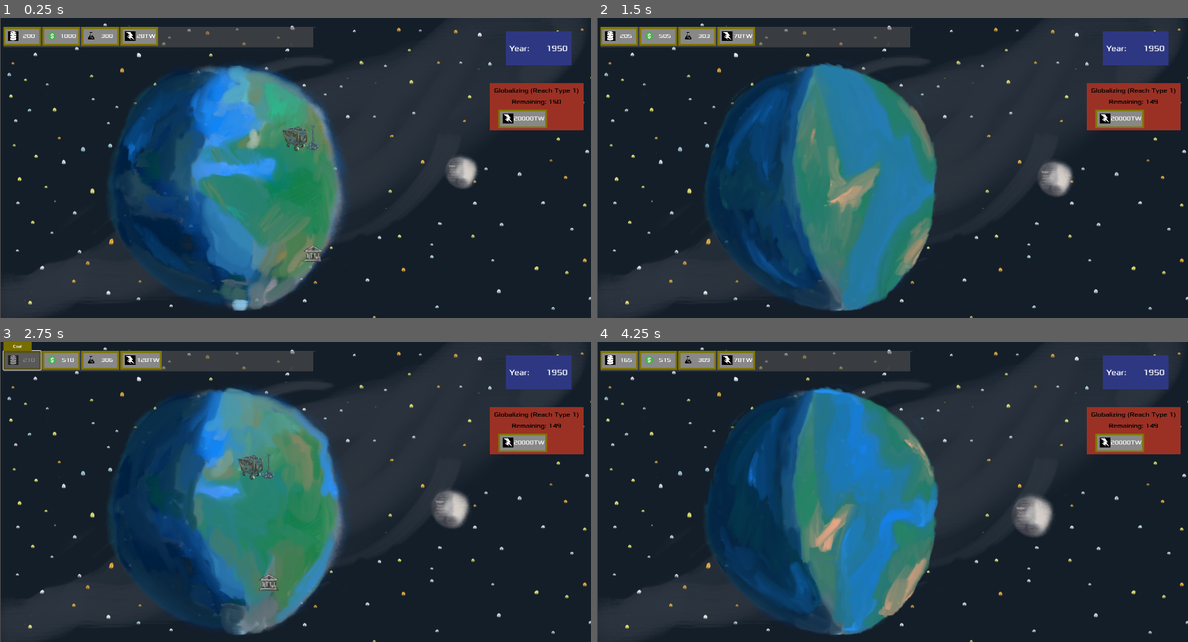
Above: before the commit, frames 1-4 (two rows, left to right).
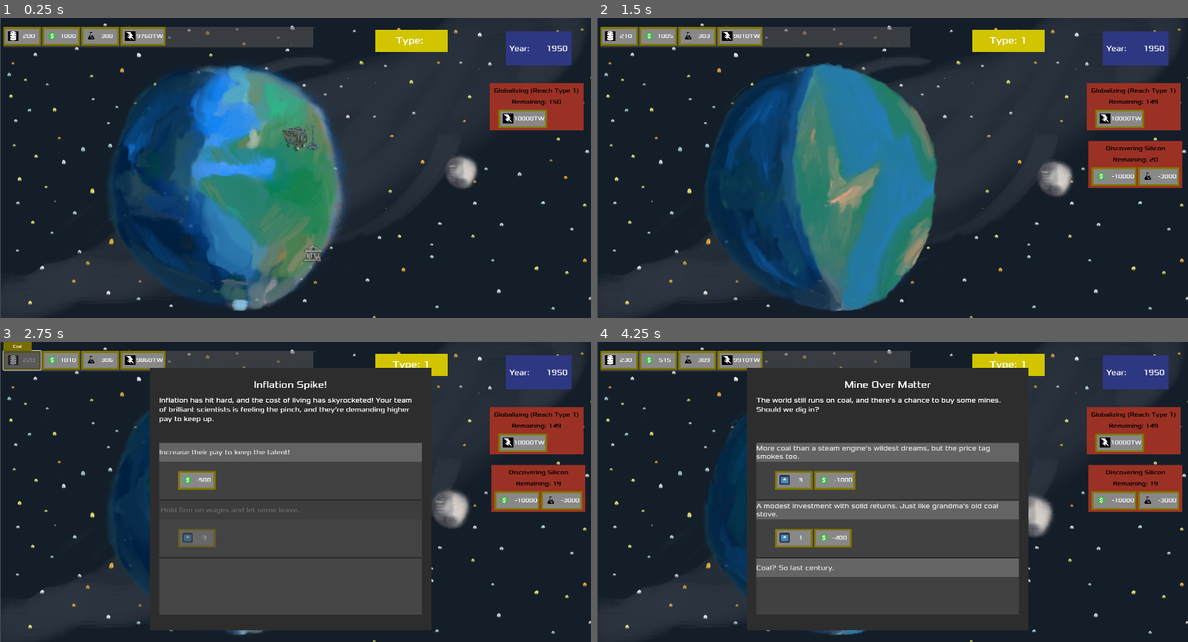
Above: after the commit, the same moments.

Repository: ArjenDeniz/GMTK-JAM
Game: Godot game, scene res://main.tscn
Same seed, same stepped clock (60 frames per second), same inputs: the game is played once before the commit and once after it. The engine's default icon, where the game draws it, is replaced by a stand-in: a white triangle on a blue panel in a dark square.
Inputs (mouse positions are in pixels of both pictures, inside the frame that each line leads up to):
- Up to frame 1 (0.25 s): no input
- Up to frame 2 (1.5 s): click (620, 36) at 0.52 s; click "Increase their pay to keep th…" (after the commit: "We don't have the resources n…") at 1.25 s
- Up to frame 3 (2.75 s): click (23, 360) at 2.02 s
- Up to frame 4 (4.25 s): click (886, 453) at 2.75 s, where only the run after the commit has a clickable "Increase their pay to keep th…"; click (886, 510) at 3.5 s, where only the run before the commit has a clickable "A smart investment."

The runs differ from the first frame. In frame 1, 1.0% of the frame differs, in the area x 23-88%, y 2-35%; in frame 2, 3.6%; in frame 3, 38%; in frame 4, 38%, in the area x 3-100%, y 2-97%.

Commit message:
idk I did some stuff

Diff:
--- a/EventsGenerator.json
+++ b/EventsGenerator.json
@@ -101,8 +101,8 @@
 		"Choice_1": {
 			"text": "Full throttle!",
 			"resources": {
-				"Money": -800,
-				"Coal": -600,
+				"Money": -700,
+				"Coal": -350,
 				"fossil_fuel_plant": 2
 			},
 			"flags": {},
@@ -112,7 +112,7 @@
 			"text": "We've got the plant and some coal to spare. Not bad for a day's work.",
 			"resources": {
 				"Money": -400,
-				"Coal": -300,
+				"Coal": -200,
 				"fossil_fuel_plant": 1
 			},
 			"flags": {},
@@ -269,7 +269,7 @@
 			"resources": {
 				"solar_panel": 3,
 				"Money": -2000,
-				"Silicon": -200
+				"Silicon": -500
 			},
 			"flags": {},
 			"results": {}
@@ -327,5 +327,85 @@
 		"preconditions": {
 			"CivType": 0, "Silicon_invented":false
 		}
+	},
+"Inventing_Phones": {
+		"Event_title": "Time to turn silicon into money !",
+		"Event_description": "We are harvesting a great amount of silicon it's time we profit from it. We can allocate some of our resources to create customized technologies for the public.",
+		"Choice_1": {
+			"text": "Lets generate personalized cell phones and sell everyone",
+			"resources": {
+				"Science": -2000,
+				"Silicon": -250,
+				"Money": 4000
+			},
+			"flags": {
+
+			},
+			"results": {}
+		},
+		"Choice_2": {
+			"text": "Lets generate computers to be used only in universities and research institutes. Personalized electronics will create pollution in the  long term",
+			"resources": {
+				"Money": -2000,
+				"Science": 2500,
+				"Scientist": 10
+			},
+			"flags": { },
+			"results": {}
+		},
+		"Choice_3": {
+			"text": "Humans  do not simply deserve a thing. (Do nothing)",
+			"resources": {},
+			"flags": {},
+			"results": {}
+		},
+		"preconditions": {
+			"CivType": "0","Silicon_invented":true
+		},
+			"resource_required": {
+				"Scientist": 5,
+				"silicon_factory": 1,
+				"Money": 1500
+			}
+	},
+	"Inventing_gaming_computers": {
+		"Event_title": "Time to turn silicon into money!",
+		"Event_description": "We are harvesting a great amount of silicon it's time we profit from it. We can allocate some of our resources to create customized technologies for the public.",
+		"Choice_1": {
+			"text": "Let\u2019s generate gaming computers and invest for the game development industry to sell everyone.",
+			"resources": {
+				"Science": -2500,
+				"Scientist": 2,
+				"Silicon": -350,
+				"Money": 6000
+			},
+			"flags": {},
+			"results": {}
+		},
+		"Choice_2": {
+			"text": "Let\u2019s generate computers to be used only in universities and research institutes. Personalized electronics will create pollution in the  long term.",
+			"resources": {
+				"Money": -3000,
+				"Science": 2500,
+				"Silicon": -250,
+				"Scientist": 10
+			},
+			"flags": {},
+			"results": {}
+
+		},
+		"Choice_3": {
+			"text": "Humans  do not simply deserve a thing. (Do nothing)",
+			"resources": {},
+			"flags": {},
+			"results": {}
+		},
+		"preconditions": {
+			"CivType": "0"
+		},
+			"resource_required": {
+				"silicon_factory": 1,
+				"Scientist": 5
+			}
 	}
 }
--- a/Hud.tscn
+++ b/Hud.tscn
@@ -81,6 +81,23 @@
 offset_right = 1554.0
 offset_bottom = 299.0
 
+[node name="Type-BG" type="ColorRect" parent="."]
+offset_left = 1000.0
+offset_top = 32.0
+offset_right = 1192.0
+offset_bottom = 91.0
+color = Color(0.821836, 0.773756, 0, 1)
+
+[node name="Type-label" type="Label" parent="Type-BG"]
+layout_mode = 0
+offset_right = 191.0
+offset_bottom = 55.0
+theme_override_fonts/font = ExtResource("2_rqw05")
+theme_override_font_sizes/font_size = 25
+text = "Type: "
+horizontal_alignment = 1
+vertical_alignment = 1
+
 [node name="Animation_Canvas" parent="." instance=ExtResource("4_s0u3o")]
 layer = 0
 
--- a/Icon_data.json
+++ b/Icon_data.json
@@ -3,5 +3,6 @@
   "Science": "res://Icons/science.png",
   "Coal": "res://Icons/fossil_fuel.png",
   "Watts": "res://Icons/watt.png",
-  "Silicon": "res://Icons/compute.png"
+  "Silicon": "res://Icons/compute.png",
+  "Uranium": "res://Icons/radioactive_uranium.png"
 }
--- a/Resource_data_table.json
+++ b/Resource_data_table.json
@@ -13,5 +13,7 @@
 "silicon_factory": {"Visible":true,"Positive":true},
 "solar_panel":{"Visible":true,"Positive":true},
 "Silicon":{"Visible":true,"Positive":true},
-"real_estate":{"Visible":true,"Positive":true}
+"real_estate":{"Visible":true,"Positive":true},
+"Uranium" : {"Visible":true,"Positive":true},
+"uranium_mines" : {"Visible":true,"Positive":true}
 }
--- a/Results.json
+++ b/Results.json
@@ -33,7 +33,7 @@
             "resources": {
                 "global_warming": 0.1,
                 "coal_mines": -1
-            },
+            },"flags":{},
             "results": {}
         },
         "preconditions": {}
@@ -403,5 +403,21 @@
         "preconditions": {
             "CivType": "0"
         }
+    },
+   "Uranium_Result_1": {
+        "Event_title": "We are radioactive",
+        "Event_description": "One step closer to reach the power of the sun.",
+        "Choice_1": {
+            "text": "Onwards!",
+            "resources": {
+                "Uranium": 50, "uranium_mines":1
+            },
+            "flags": {},
+            "results": {}
+        },
+        "preconditions": {
+            "CivType": "0"
+        }
     }
+
 }
--- a/SupriseEvents0.json
+++ b/SupriseEvents0.json
@@ -332,8 +332,8 @@
         "Choice_1": {
             "text": "We have locked the lab doors and thrown away the key!",
             "resources": {
-                "science": 1200,
-                "money": -2400
+                "Science": 1200,
+                "Money": -2400
             },
             "flags": {},
             "results": {}
@@ -351,7 +351,7 @@
         },
             "resource_required": {
                 "silicon_factory": 1,
-                "scientist": 5,
+                "Scientist": 5,
                 "Money": 5000
             }
     }
--- a/canvas_layer.gd
+++ b/canvas_layer.gd
@@ -6,9 +6,16 @@
 
 @onready var grid_cont = $"Grid-BG/GridContainer"
 @onready var resource_slot_scene = preload("res://resource_slot.tscn")
+@onready var anim0 = preload("res://animation_canvas.tscn")
+@onready var anim1 = preload("res://background_type_1.tscn")
+@onready var anim2 = preload("res://resource_slot.tscn")
+@onready var anim3 = preload("res://resource_slot.tscn")
+
 @onready var year = $"Time-BG/TimeLabel"
 @onready var forced_event1 = $Forced_event1
 @onready var forced_event2 = $Forced_event2
+@onready var anim_control = $Animation_Canvas
+
 
 var r = 500.0
 var t = 0.0
@@ -50,11 +57,24 @@
 
 func update_time(new_time):
 	year.text = str(new_time)
+func update_type(watt):
+	var civ_type = (log(watt)/log(10)+6.0)/10.0
+	$"Type-BG/Type-label".text = 'Type: ' +str(float(round(civ_type*100.0))/100.0)
 
 func update_grid():
 	pass
 
+func set_animation_type(type):
 
+
+	match type:
+		0:
+			var bg = anim0
+			anim_control = bg
+		1:
+			var bg = anim1
+			print('levelup')
+			anim_control = bg
 
 
 func Maximize_Forced_Event_1(ID: Variant) -> void:
--- a/main.gd
+++ b/main.gd
@@ -11,7 +11,7 @@
 				'Money':1000,
 				'Science':300,
 				'global_warming':0,
-				"Watts": 28,
+				"Watts": 9760,#28,
 				"coal_mines":1,
 				"Scientist": 1,
 				"fossil_fuel_plant" : 1,
@@ -19,7 +19,9 @@
 				"silicon_factory": 0,
 				"solar_panel":0,
 				"Silicon":0,
-				"real_estate":0
+				"real_estate":0,
+				"Uranium":0,
+				"uranium_mines":0
 				}
 var rng = RandomNumberGenerator.new()
 
@@ -60,7 +62,8 @@
 				"global_warming_3":false,
 				"global_warming_4":false,
 				"forced_event_1_in_progress":false,
-				"forced_event_2_in_progress":false
+				"forced_event_2_in_progress":false,
+				"Uranium_invented": false
 				}
 var generator_event_pool = []
 var suprise_event_pool = []
@@ -79,7 +82,7 @@
 func resource_eqn(resource):
 	match resource:
 		'Coal':
-			return 5*resources['coal_mines']
+			return 10*resources['coal_mines']
 		'Money':
 			return 25*resources['real_estate']+75*resources['Bank']+5
 		'Science':
@@ -89,8 +92,8 @@
 		"Watts":
 			return  min(resources["Coal"],50)*resources["fossil_fuel_plant"]+min(resources["Silicon"],100)*resources["solar_panel"]
 		"global_warming":
-			if !flags["Silicon_invented"]:
-				return float(resources["fossil_fuel_plant"])/200.0
+			if civ_type==0:
+				return float(resources["fossil_fuel_plant"])/200.0+float(resources["silicon_factory"])/800.0
 			else:
 				return 0.0
 		_:
@@ -134,13 +137,9 @@
 
 
 func _on_update_resources_timeout() -> void:
-	for resource in resources:
-		resources[resource] +=resource_eqn(resource)
-
-	update_resource_grid()
-	time +=dt
-	hud.update_time(floor(time))
-	print(resources["global_warming"])
+
+
+	#Game Over?
 	if resources["Money"]<0:
 		game_over("You run out of money... ")
 		return
@@ -160,15 +159,32 @@
 	elif forced_event_1_time < dt:
 		Generate_Forced_Event("silicon_discovery","Forced",false)
 
+
+	#Update Resoiurces
+	for resource in resources:
+		resources[resource] +=resource_eqn(resource)
+	if resources["Watts"]>10000:
+		civ_type=1
+		hud.set_animation_type(1)
+	update_resource_grid()
+	time +=dt
+	hud.update_time(floor(time))
+	hud.update_type(resources['Watts'])
+	print(resources["global_warming"])
+
+	#Priority Events
 	if flags["forced_event_1_in_progress"]:
 		forced_event_1_time -= dt
 		hud.forced_event1.set_time(floor(forced_event_1_time))
 	if flags["forced_event_2_in_progress"]:
 		forced_event_2_time -= dt
 		hud.forced_event2.set_time(floor(forced_event_2_time))
+
 	if not event_on_screen:
-		if (resources["Science"]>500) and  !flags["Silicon_invented"] and !flags["forced_event_1_in_progress"]:
+		if (resources["Watts"]>500) and  !flags["Silicon_invented"] and !flags["forced_event_1_in_progress"]:
 			Generate_Forced_Event("silicon_discovery","Forced",true)
+		elif (resources["Watts"]>5000) and  !flags["Uranium_invented"] and !flags["forced_event_1_in_progress"]:
+			Generate_Forced_Event("uranium_discovery","Forced",true)
 		elif (resources['global_warming']>=0.9) and !flags["global_warming_4"]:
 			Generate_Event("climate_countdown_4",priority_event_data,"Priority")
 		elif (resources['global_warming']>=0.7) and !flags["global_warming_3"]:
@@ -202,7 +218,7 @@
 
 
 func Generate_Event(ID,event_data_dict,type: String):
-	print(type)
+	print(type,": ",ID)
 	event_on_screen = true
 	timer.paused = true
 	gen_timer.paused = true
@@ -311,6 +327,11 @@
 			if value !=  (flags['forced_event_1_in_progress']):
 				flags['forced_event_1_in_progress'] = value
 				update_event_pool()
+		"Uranium_invented":
+			if value and (not flags['Uranium_invented']):
+				hud.add_resource_to_grid(resource_name_to_dict('Uranium'))
+				flags['Uranium_invented'] = true
+				update_event_pool()
 
 func update_event_pool():
 	suprise_event_pool = []
@@ -321,7 +342,7 @@
 		for condition in generator_event_data[event]["preconditions"]:
 
 			if condition=='CivType':
-				active = active and (generator_event_data[event]["preconditions"]['CivType']==civ_type)
+				active = active and (int(generator_event_data[event]["preconditions"]['CivType'])==civ_type)
 			else:
 				active = active and (generator_event_data[event]["preconditions"][condition]==flags[condition])
 
@@ -384,7 +405,7 @@
 var type_event = {
 		"Event_title": "Globalizing (Reach Type 1)",
 		"Event_description": "Your need to reach a type 1 civilization",
-		"Choice_1":{"text": "Cool","resources":{"Watts":20000} ,"flags":{},"results":{}},
+		"Choice_1":{"text": "Cool","resources":{"Watts":10000} ,"flags":{},"results":{}},
 		"Choice_2":{"text": "Fund them more","resources":{"Science":50,"Money":-500} ,"flags":{},"results":{}},
 		}
 func Set_Civ_type_forced_event():
@@ -457,8 +478,9 @@
 				"silicon_factory": 0,
 				"solar_panel":0,
 				"Silicon":0,
-				"real_estate":0
-
+				"real_estate":0,
+				"Uranium":0,
+				"uranium_mines":0
 }
 	time = 1950
 	civ_type=0
@@ -483,7 +505,8 @@
 				"global_warming_3":false,
 				"global_warming_4":false,
 				"forced_event_1_in_progress":false,
-				"forced_event_2_in_progress":false
+				"forced_event_2_in_progress":false,
+				"Uranium_invented": false
 				}
 	generator_event_pool = []
 	suprise_event_pool = []
@@ -492,6 +515,7 @@
 		if resources[resource]>1:
 			resource_arr.append(resource_name_to_dict(resource))
 
+	hud.set_animation_type(0)
 	hud.set_resources(resource_arr)
 	hud.refresh_grid()
 	update_event_pool()
--- a/main.tscn
+++ b/main.tscn
@@ -44,7 +44,7 @@
 autostart = true
 
 [node name="Generator_timer" type="Timer" parent="."]
-wait_time = 3.0
+wait_time = 3.2
 autostart = true
 
 [connection signal="Forced_Event_Enlarge" from="HUD" to="." method="Enlarge_Forced_Event"]
--- a/test.json
+++ b/test.json
@@ -27,6 +27,34 @@
             "Silicon_invented": false
         },
 	"Time":20
+    	}, "uranium_discovery": {
+        "Event_title": "We Need to go nuclear",
+        "Event_description": "Fosil fuel and solar energy is not enough, if we really want to maximize our energy we require NUCLEAR POWER.",
+        "Choice_1": {
+            "text": "Onto the next era!",
+            "resources": {
+                "Money": -50000,
+                "Science": -20000
+            },
+            "flags": {
+                "Uranium_invented": true,"forced_event_1_in_progress":false
+            },
+            "results": {
+                "Uranium_Result_1": 1
+            }
+        },
+        "Choice_2": {
+            "text": "We don't have the resources now..",
+            "resources": {
+         	},
+            "flags": {},
+            "results": {}
+        },
+        "preconditions": {
+            "CivType": 0,
+            "Uranium_invented": false, "Silicon_invented":true
+        },
+	"Time":30
     	},
 
 	"1":{
